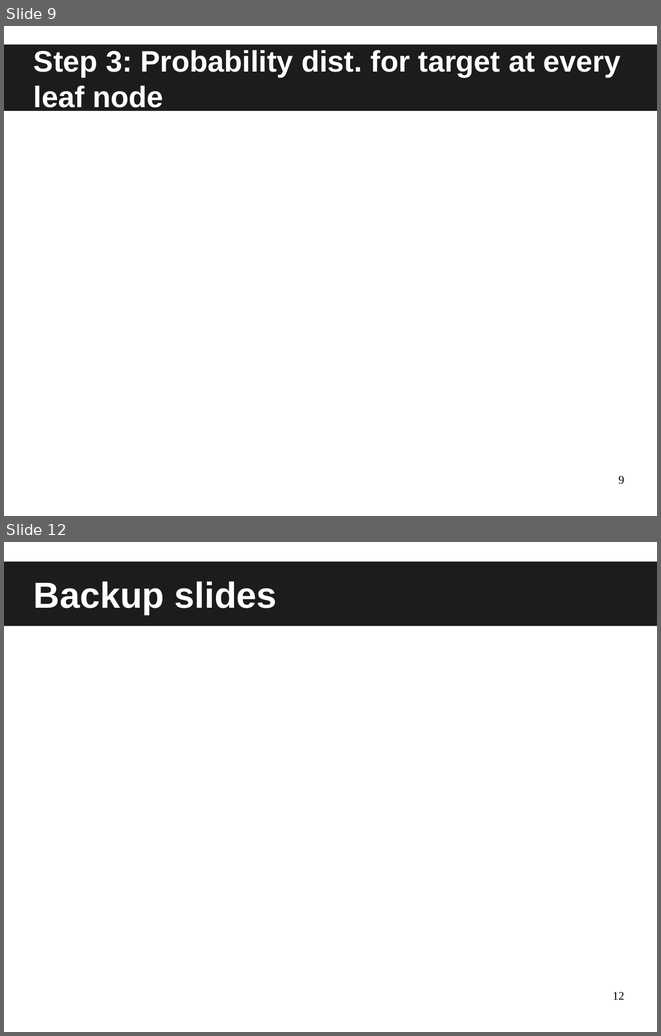
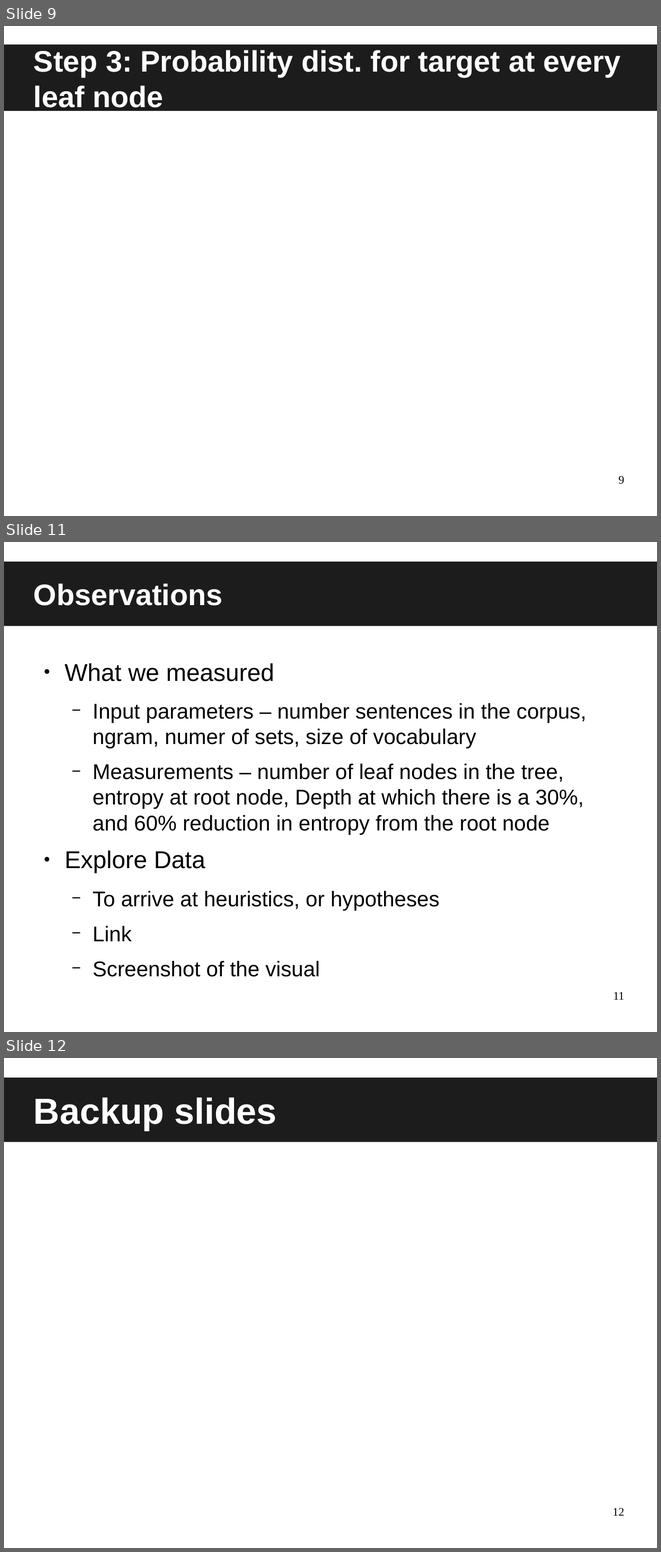
Before and after one commit to iisc-sa-open/trsl, a slide deck: presentations/trsl_project.odp. Shown one above the other, each under a label of ours: slides 9 and 12 before the commit, slides 9, 11 and 12 after it; the slides between them are not shown. The pictures are 661x1036 and 661x1552 pixels, drawn with LibreOffice and Linux fonts; fonts in the diff are those of the drawing. Boxes give left, top, right and bottom in pixels: in the first picture for what was removed or moved away, otherwise in the second. Text is boxed around its words. In the diff, an @@ line names an element or a change of style, - is before the commit and + after.

```diff
--- a/presentations/trsl_project.odp
+++ b/presentations/trsl_project.odp
@@ slide 11 added at <box>4,542,657,1032</box>, background #FFFFFF @@
@@ title added at <box>4,562,657,626</box>, fill #1C1C1C, 36 pt, text #FFFFFF, bold @@
+Observations
@@ text added at <box>64,663,586,941</box>, 25.9 pt, text #000000 @@
+● What we measured
+  − Input parameters – number sentences in the corpus, ngram, numer of sets, size of vocabulary
+  − Measurements – number of leaf nodes in the tree, entropy at root node, Depth at which there is a 30%, and 60% reduction in entropy from the root node
+● Explore Data
+  − To arrive at heuristics, or hypotheses
+  − Link
+  − Screenshot of the visual
@@ page number added at <box>613,991,624,999</box>, 14 pt, text #000000 @@
+11
```
Also in this commit, not shown: 3 slides changed, 1 slide removed, 1 other file.
